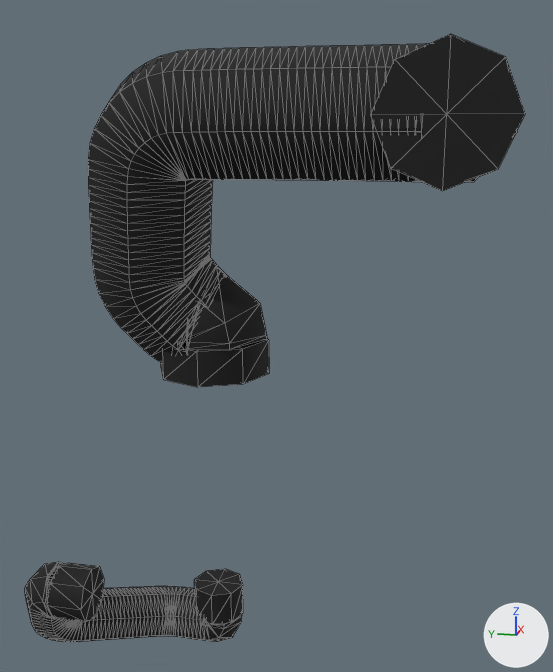
One commit to the glTF model porsche-911sc-engine/parts/aux-air-plumbing.glb: the scene before it, then after it.
One viewpoint serves both versions: a camera (50 mm lens) standing at (-106.8, 65.7, 274.7) and looking at (46.5, 96.3, 236.3). The axes (+X, +Y, +Z) are drawn at lower right. The lights are the same throughout. The first picture is the older version. Mesh edges are drawn as thin lines. Where no turn or scale is listed for an object, it has been applied to the vertices. Vertices at exactly the same position are counted once.

Script lines for the objects in view, before the commit:
```python
me_mesh_0 = bpy.data.meshes.new('Mesh_0')
me_mesh_0.from_pydata(...)  # 987 vertices, 1934 faces; spans x -19.2..19.2, y -49.8..49.8, z -67.3..67.3
me_mesh_0.materials.append(mat_rubber)  # black #0e0e0e
# before: 547 (6.7, 4.3, -51.6) at pixel (242, 584), 549 (11.0, 6.0, -51.6) at pixel (239, 574), 550 (2.5, 6.0, -51.6) at pixel (231, 593), 552 (0.7, 10.3, -51.6) at pixel (211, 595), 554 (2.5, 14.5, -51.6) at pixel (196, 589)
# before: 556 (6.7, 16.3, -51.6) at pixel (194, 579), 558 (11.0, 14.5, -51.6) at pixel (206, 570), 560 (12.7, 10.3, -51.6) at pixel (224, 568), 968 (6.7, 10.3, -51.6) at pixel (218, 581)
# before: 970 (-13.2, 33.0, -39.3) at pixel (91, 569), 972 (-17.5, 33.0, -41.1) at pixel (83, 587), 973 (-9.0, 33.0, -41.1) at pixel (99, 566), 975 (-7.2, 33.0, -45.3) at pixel (104, 579), 977 (-9.0, 33.0, -49.5) at pixel (101, 600)
# before: 979 (-13.2, 33.0, -51.3) at pixel (94, 618), 981 (-17.5, 33.0, -49.5) at pixel (85, 622), 983 (-19.2, 33.0, -45.3) at pixel (80, 609), 986 (-13.2, 33.0, -45.3) at pixel (92, 593)
ob_aux_air_plumbing_rubber = bpy.data.objects.new('aux-air-plumbing:rubber', me_mesh_0)
ob_aux_air_plumbing_rubber.location = (45.2, 101.3, 225.3)
```
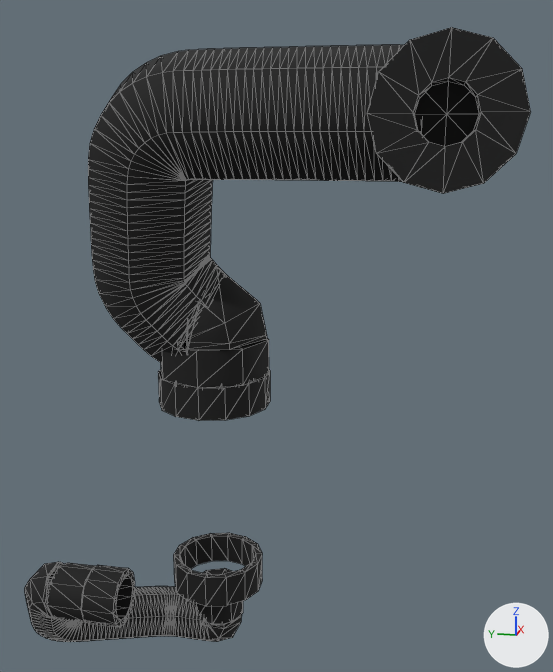
Where the newer file only moved an object's origin or applied its transform, the numbers keep the older frame.

Diff of the bpy script that builds the scene:
```diff
--- a/porsche-911sc-engine/parts/aux-air-plumbing.glb.py
+++ b/porsche-911sc-engine/parts/aux-air-plumbing.glb.py
@@ me_mesh_0 @@
 # used by ob_aux_air_plumbing_rubber; location = (45.2, 101.3, 225.3)
 # verts and faces of me_mesh_0; kept vertices keep their numbers, new ones are numbered from 987
-me_mesh_0.from_pydata(...)  # 987 vertices, 1934 faces; spans x -19.2..19.2, y -49.8..49.8, z -67.3..67.3
+me_mesh_0.from_pydata(...)  # 1189 vertices, 2246 faces; spans x -24.2..19.2, y -49.8..49.8, z -67.3..67.3
+# me_mesh_0 part 1: a new loose piece of 56 vertices spanning x -3.7..17.3, y 0.0..20.5, z -51.5..-44.3, in mat_rubber (black #0e0e0e)
+# me_mesh_0 part 2: a new loose piece of 48 vertices spanning x -19.3..-7.2, y 25.7..32.9, z -51.4..-39.2, in mat_rubber (black #0e0e0e)
+# me_mesh_0 part 3
+# 4 vertices are removed from x -16.9, y -49.8..-24.8, z 42.2..67.2
+# 20 faces are deleted
+# 5 vertices in x -16.9, y -46.2..-28.5, z 45.9..63.5 move by (-0.1, 0.0, 0.0)
+# 28 vertices are added at x -24.2..-17.0, y -49.8..-24.8, z 42.2..67.2
+# 12 new vertices lie (6.9, 0.0, 0.0) away from vertices in x -24.2, y -42.5..-32.1, z 49.5..59.9
+# 8 new vertices lie (7.2, 0.0, 0.0) away from vertices in x -24.2, y -48.1..-26.5, z 43.9..65.5
+# 92 new faces join them
+# me_mesh_0 part 4
+# 2 vertices are removed from x -5.8..19.2, y 10.3, z 1.1
+# 10 faces are deleted
+# 7 vertices in x -2.1..15.6, y -2.2..22.8, z 1.1 move by (0.0, 0.0, -0.2)
+# 28 vertices are added at x -5.7..19.2, y -1.9..22.5, z -6.3
+# 14 new vertices lie (0.0, 0.0, 7.2) away from vertices in x -5.7..19.2, y -1.9..22.5, z -6.3
+# 14 new vertices lie (0.0, 0.0, 6.9) away from vertices in x -2.3..15.8, y 1.5..19.1, z -6.3
+# 94 new faces join them
+# me_mesh_0 part 5
+for i in [547, 549, 550, 552, 554, 556, 558, 560, 968]: verts[i] += (0.0, 0.0, 0.1)
+# me_mesh_0 part 6
+for i in [970, 972, 973, 977, 979, 981, 983, 986]: verts[i] += (0.0, -0.1, 0.0)
+verts[975] = (-7.3, 32.9, -45.3)  # moved
 me_mesh_0.materials.append(mat_rubber)
```

What differs and where, as boxes (x1, y1, x2, y2) in the pictures (553 x 672 px; the box of a moved part takes in the faces that stretch with it):
'aux-air-plumbing:rubber', reshaped
    before: (25, 34, 525, 642)
    after: (25, 27, 531, 642)
part 1 of me_mesh_0, added (black)
    after: (174, 533, 262, 606)
part 2 of me_mesh_0, added (black)
    after: (81, 565, 135, 627)
part 3 of me_mesh_0, built on
    before: (371, 34, 525, 191)
    after: (367, 27, 531, 194)
part 4 of me_mesh_0, built on
    before: (161, 340, 269, 387)
    after: (158, 340, 270, 420)
part 5 of me_mesh_0, moved or reshaped
    before: (194, 569, 243, 625)
    after: (196, 568, 243, 625)
part 6 of me_mesh_0, moved or reshaped
    before: (47, 563, 104, 622)
    after: (47, 563, 95, 622)
